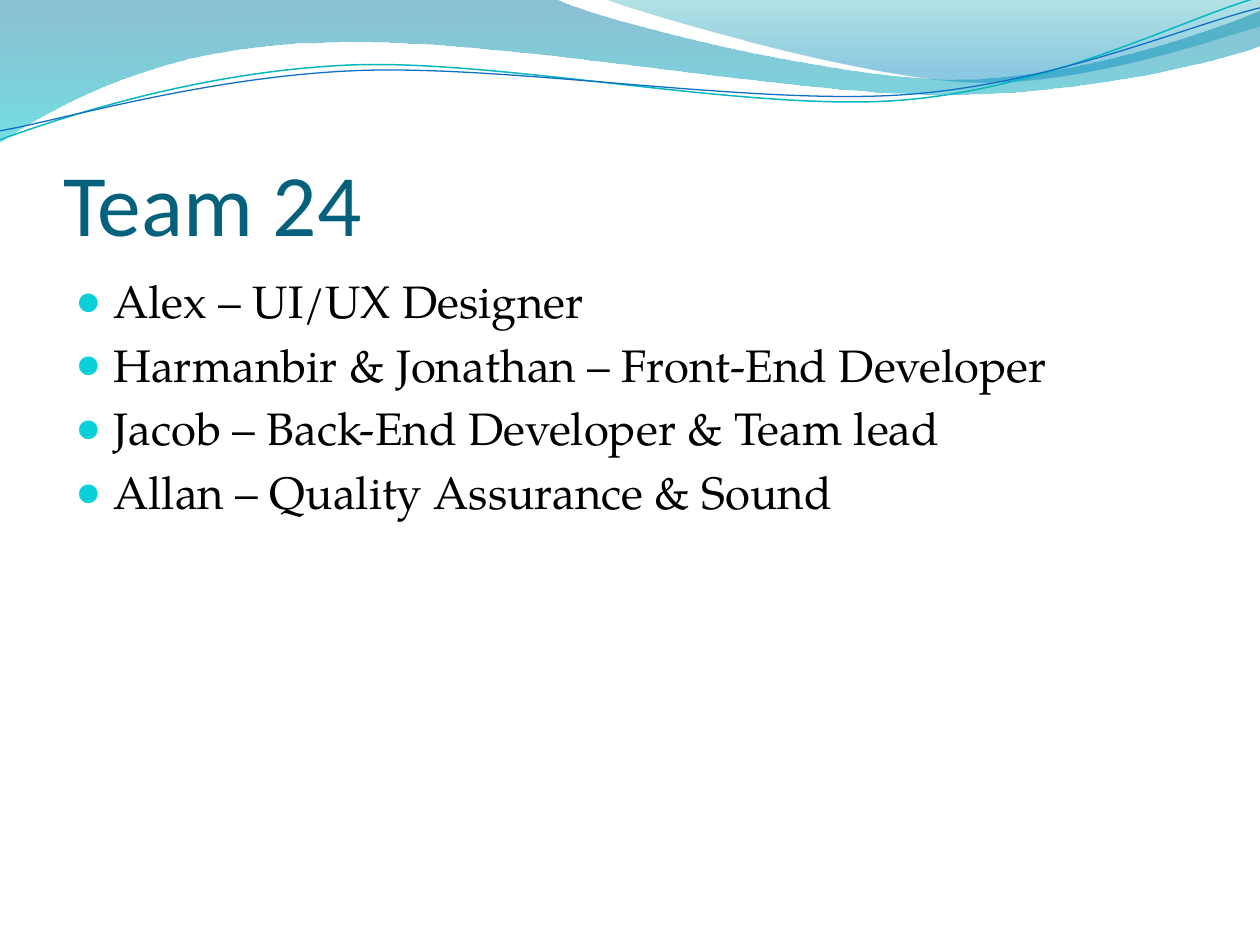
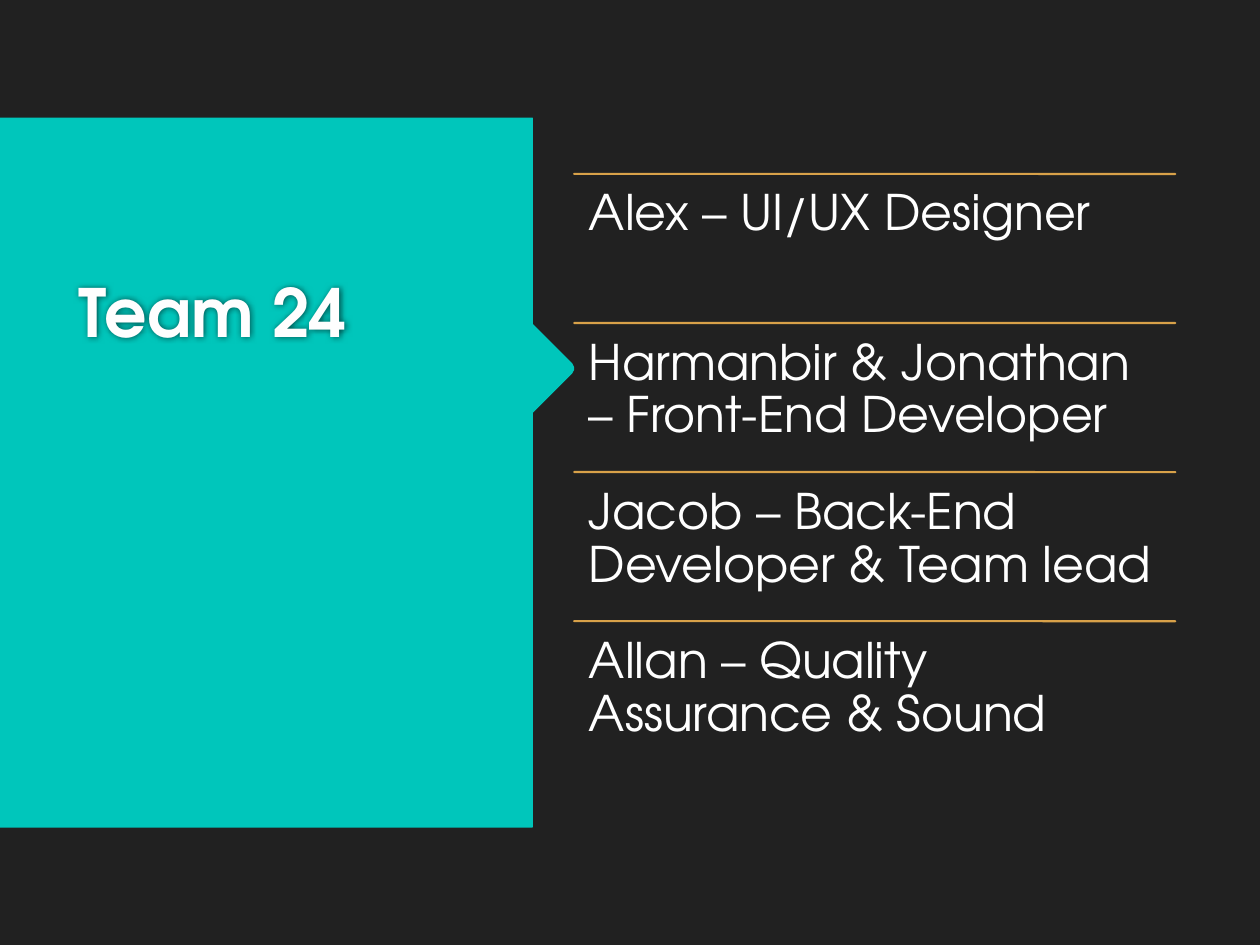
Before and after one commit to HarmanbirD/WaterQwiz, a slide deck: slide 3 of Wasted Water Quiz.pptx. Drawn at 1260x945 pixels with LibreOffice and Linux fonts; fonts in the diff are those of the drawing; background and template pictures are left out. Boxes give left, top, right and bottom in pixels: in the first picture for what was removed or moved away, otherwise in the second. Text is boxed around its words. In the diff, an @@ line names an element or a change of style, - is before the commit and + after.

Commit message:
the pp?

```diff
--- a/Wasted Water Quiz.pptx
+++ b/Wasted Water Quiz.pptx
@@ background picture (left out) to #212121 @@
@@ freeform shape removed at box(0, 0, 1260, 142) @@
@@ freeform shape removed at box(0, 0, 1260, 147) @@
@@ freeform shape removed at box(0, 8, 1260, 141) @@
@@ freeform shape removed at box(604, 0, 1260, 87) @@
@@ freeform shape added at box(0, 118, 573, 827), fill #00C6BB, outline #00C6BB 0.75 pt @@
@@ title "Team 24": place and size @@
-title "Team 24" at box(63, 179, 362, 237)
+title "Team 24" at box(79, 286, 347, 339)
@@ title "Team 24" at box(79, 286, 347, 339): size 50 to 38 pt, font Calibri to TeX Gyre Adventor, text colour #04617B to #FEFEFE, bold on; vertical alignment bottom to top @@
@@ text removed at box(113, 285, 1047, 522) @@
-● Alex – UI/UX Designer
-● Harmanbir & Jonathan – Front-End Developer
-● Jacob – Back-End Developer & Team lead
-● Allan – Quality Assurance & Sound
@@ group added at box(575, 174, 1176, 732): 4 lines, 4 texts @@
+Alex – UI/UX Designer
+Harmanbir & Jonathan – Front-End Developer
+Jacob – Back-End Developer & Team lead
+Allan – Quality Assurance & Sound
```
Also in this commit, not shown: 8 other slides changed.
